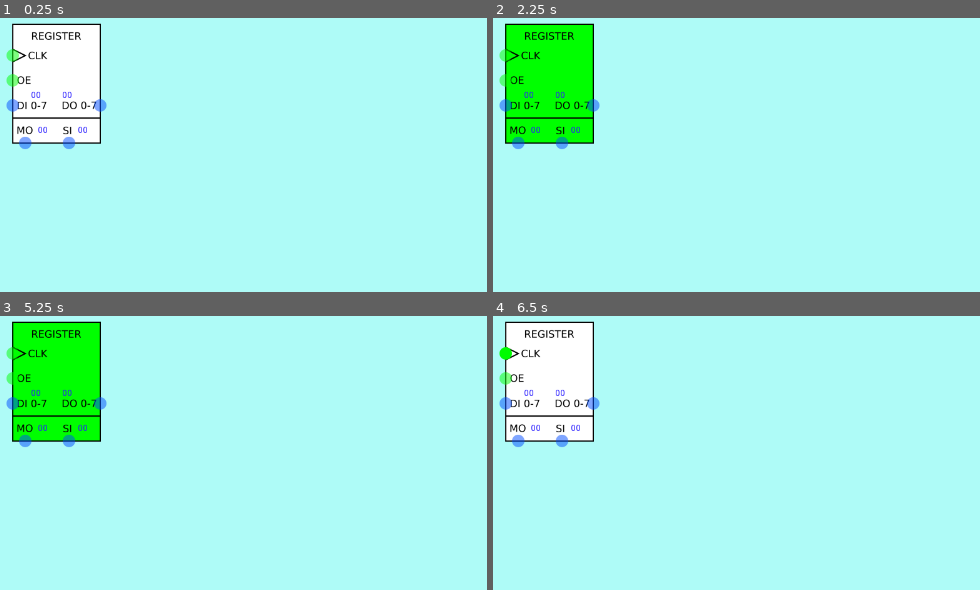
Above: before the commit, frames 1-4 (two rows, left to right).
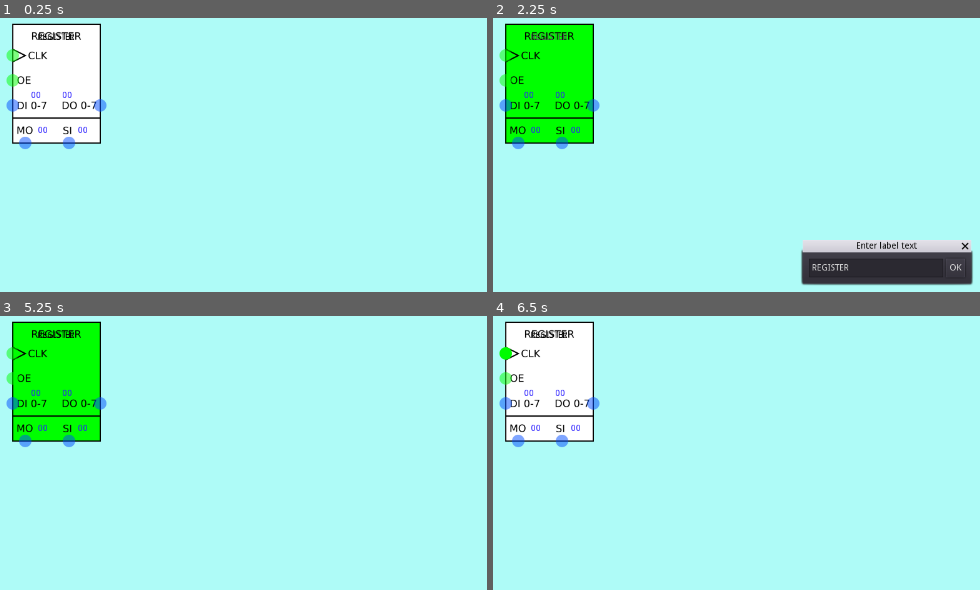
Above: after the commit, the same moments.

Repository: andrew-wilkes/digital-logic
Game: Godot game, scene res://parts/blocks/Register.tscn
The game is run twice, just before and just after one commit, with the same random seed, the same clock (stepped at 60 frames per second) and the same inputs. This scene is started directly instead of the project's main scene.
Inputs (mouse positions are in pixels of both pictures, inside the frame that each line leads up to):
- Up to frame 1 (0.25 s): no input
- Up to frame 2 (2.25 s): click (551, 37) at 0.5 s, where only the run after the commit has a clickable "REGISTER"; click (955, 267) at 1.25 s, where only the run after the commit has a clickable "OK"; click (551, 37) at 2 s, where only the run after the commit has a clickable "REGISTER"
- Up to frame 3 (5.25 s): click (462, 565) at 2.75 s, where only the run after the commit has a clickable "OK"; click (58, 335) at 3.5 s, where only the run after the commit has a clickable "REGISTER"; click (462, 565) at 4.25 s, where only the run after the commit has a clickable "OK"; tap Enter at 5 s; move the mouse to (58, 379) at 5.02 s; click (58, 379) at 5.17 s
- Up to frame 4 (6.5 s): tap Space at 5.75 s; move the mouse to (507, 354) at 5.77 s; click (507, 354) at 5.92 s

The runs differ from the first frame. In frame 1, 0.1% of the frame differs, in the area x 7-16%, y 5-9%; in frame 2, 5.9%, in the area x 7-99%, y 5-98%; in frame 3, 0.1%; in frame 4, 0.1%.

Commit message:
Add title label to Register

Diff:
--- a/game/panels/EditableLabel.gd
+++ b/game/panels/EditableLabel.gd
@@ -1,4 +1,7 @@
 extends ToolButton
+tool
+
+export var default_text = "?" setget _on_LabelDialog_updated
 
 func _on_Label_button_down():
 	$c/LabelDialog.window_title = "Enter label text"
@@ -8,7 +11,7 @@
 
 func _on_LabelDialog_updated(txt):
 	if txt.empty():
-		txt = "?"
+		txt = default_text
 	text = txt
 
 
--- a/game/parts/blocks/Register.tscn
+++ b/game/parts/blocks/Register.tscn
@@ -1,8 +1,9 @@
-[gd_scene load_steps=5 format=2]
+[gd_scene load_steps=6 format=2]
 
 [ext_resource path="res://parts/misc/Pin.tscn" type="PackedScene" id=1]
 [ext_resource path="res://parts/blocks/Register.gd" type="Script" id=2]
 [ext_resource path="res://assets/blocks.png" type="Texture" id=3]
+[ext_resource path="res://panels/EditableLabel.tscn" type="PackedScene" id=4]
 
 [sub_resource type="RectangleShape2D" id=1]
 extents = Vector2( 60, 90 )
@@ -96,3 +97,10 @@
 __meta__ = {
 "_edit_use_anchors_": false
 }
+
+[node name="Title" parent="." instance=ExtResource( 4 )]
+margin_left = -50.0
+margin_top = -80.0
+margin_right = 50.0
+margin_bottom = -58.0
+text = "REGISTER"
